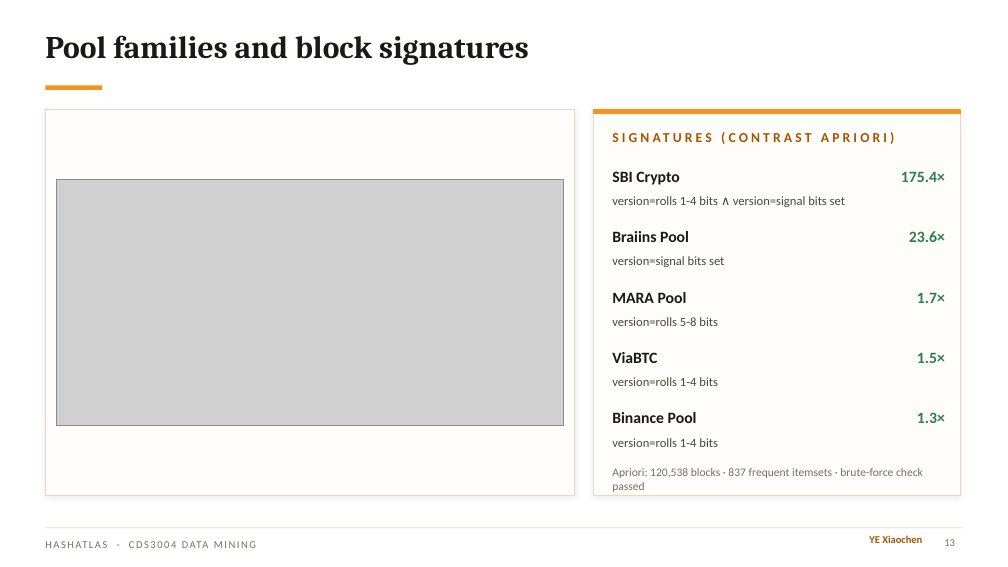
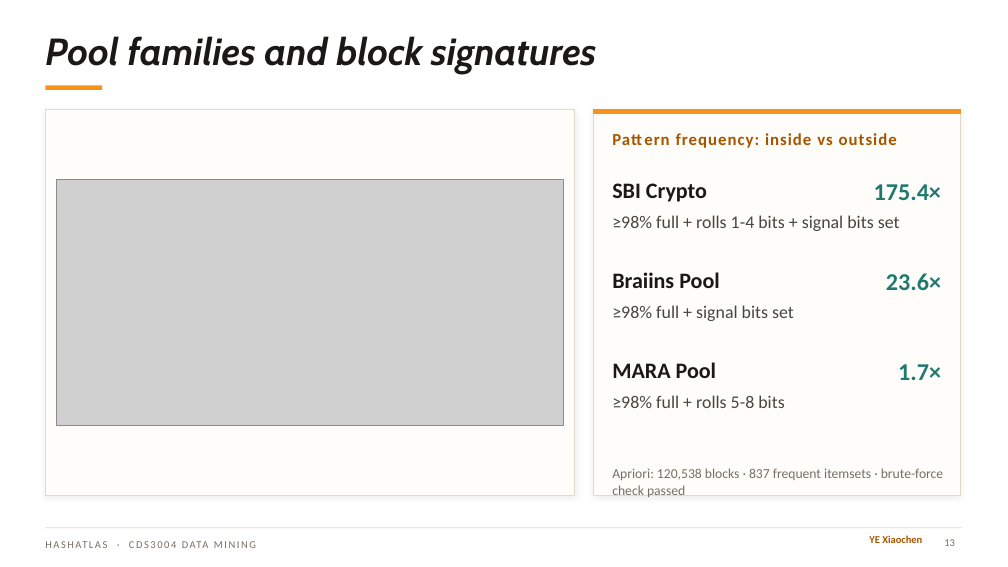
Before and after one commit to ansonlo-dev/HashAtlas, a slide deck: slide 13 of presentation/HashAtlas.pptx. Drawn at 1008x567 pixels with LibreOffice and Linux fonts; fonts in the diff are those of the drawing; grey boxes stand for pictures; background and template pictures are left out. Boxes give left, top, right and bottom in pixels: in the first picture for what was removed or moved away, otherwise in the second. Text is boxed around its words. In the diff, an @@ line names an element or a change of style, - is before the commit and + after.

```diff
--- a/presentation/HashAtlas.pptx
+++ b/presentation/HashAtlas.pptx
@@ title "Pool families and block signatures" at (45,36,596,74): size 30 to 36 pt, font Cambria to Cabin, italic on @@
@@ text at (676,133,897,148): text changed; size 13 to 16 pt @@
-SIGNATURES (CONTRAST APRIORI)
+Pattern frequency: inside vs outside
@@ text "SBI Crypto": place and size @@
-text "SBI Crypto" at (612,171,680,185)
+text "SBI Crypto" at (612,183,707,202)
@@ text "175.4×": place and size @@
-text "175.4×" at (901,171,945,182)
+text "175.4×" at (874,184,941,200)
@@ text at (612,215,900,231): text changed; size 12 to 17 pt @@
-version=rolls 1-4 bits ∧ version=signal bits set
+≥98% full + rolls 1-4 bits + signal bits set
@@ text "Braiins Pool": place and size @@
-text "Braiins Pool" at (612,231,689,242)
+text "Braiins Pool" at (612,272,719,288)
@@ text "23.6×": place and size @@
-text "23.6×" at (909,231,945,242)
+text "23.6×" at (886,273,941,290)
@@ text at (612,305,794,321): text changed; size 12 to 17 pt @@
-version=signal bits set
+≥98% full + signal bits set
@@ size 15 to 21 pt in 3 elements at (612,183,707,202), (612,272,719,288), (612,362,716,378) @@
@@ text "MARA Pool": place and size @@
-text "MARA Pool" at (612,292,687,303)
+text "MARA Pool" at (612,362,716,378)
@@ text removed at (612,352,657,363) @@
-ViaBTC
@@ size 15 to 23 pt, text colour #2E7D4F to #1F7A6D in 3 elements at (874,184,941,200), (886,273,941,290), (898,364,941,380) @@
@@ text "1.7×": place and size @@
-text "1.7×" at (917,292,945,303)
+text "1.7×" at (898,364,941,380)
@@ text removed at (917,352,945,363) @@
-1.5×
@@ text removed at (612,377,718,386) @@
-version=rolls 1-4 bits
@@ text at (612,395,784,408): text changed; size 12 to 17 pt @@
-version=rolls 5-8 bits
+≥98% full + rolls 5-8 bits
@@ text removed at (612,412,697,423) @@
-Binance Pool
@@ text removed at (917,412,945,423) @@
-1.3×
@@ text removed at (612,438,718,447) @@
-version=rolls 1-4 bits
@@ text "Apriori: 120,538 blocks · 837 ..." at (612,468,943,497): size 11 to 13 pt @@
```
Also in this commit, not shown: 21 other slides changed, 1 slide added, 15 other files.
